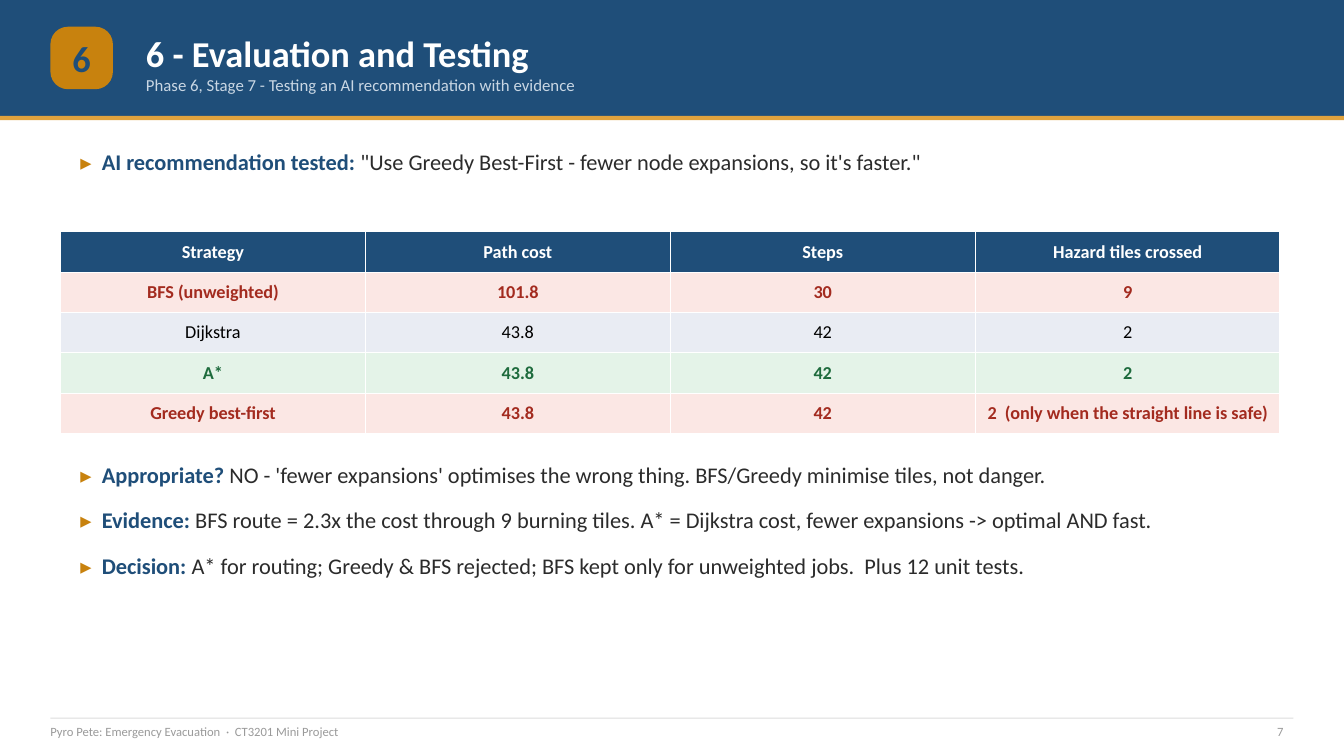
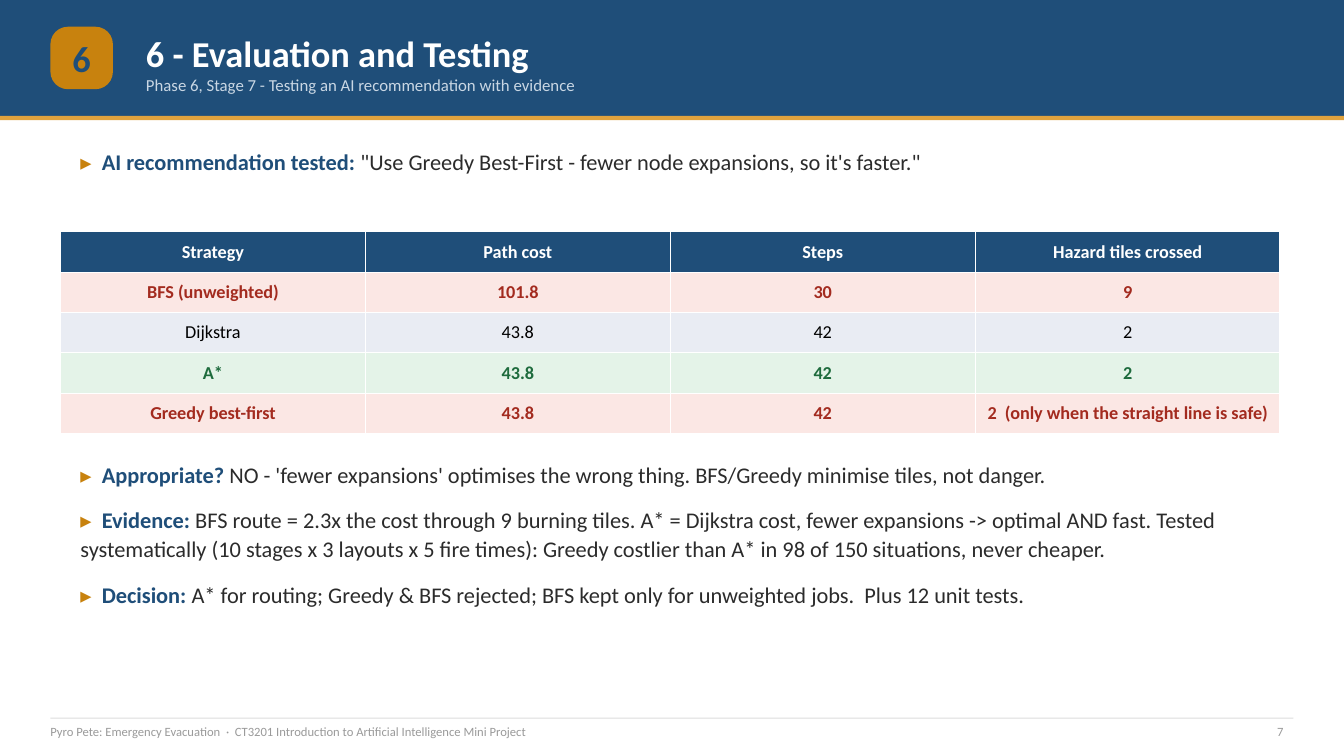
Before and after one commit to Jeb-Lee/CT3201_AI, a slide deck: slide 7 of docs/report/CT3201_Slides.pptx. Drawn at 1344x756 pixels with LibreOffice and Linux fonts; fonts in the diff are those of the drawing. Boxes give left, top, right and bottom in pixels: in the first picture for what was removed or moved away, otherwise in the second. Text is boxed around its words. In the diff, an @@ line names an element or a change of style, - is before the commit and + after.

```diff
--- a/docs/report/CT3201_Slides.pptx
+++ b/docs/report/CT3201_Slides.pptx
@@ text at <box>80,512,1215,561</box>: text changed @@
-▸ Evidence: BFS route = 2.3x the cost through 9 burning tiles. A* = Dijkstra cost, fewer expansions -> optimal AND fast.
+▸ Evidence: BFS route = 2.3x the cost through 9 burning tiles. A* = Dijkstra cost, fewer expansions -> optimal AND fast. Tested systematically (10 stages x 3 layouts x 5 fire times): Greedy costlier than A* in 98 of 150 situations, never cheaper.
@@ text at <box>50,727,526,738</box>: text changed @@
-Pyro Pete: Emergency Evacuation · CT3201 Mini Project
+Pyro Pete: Emergency Evacuation · CT3201 Introduction to Artificial Intelligence Mini Project
```
Also in this commit, not shown: 10 other slides changed.
